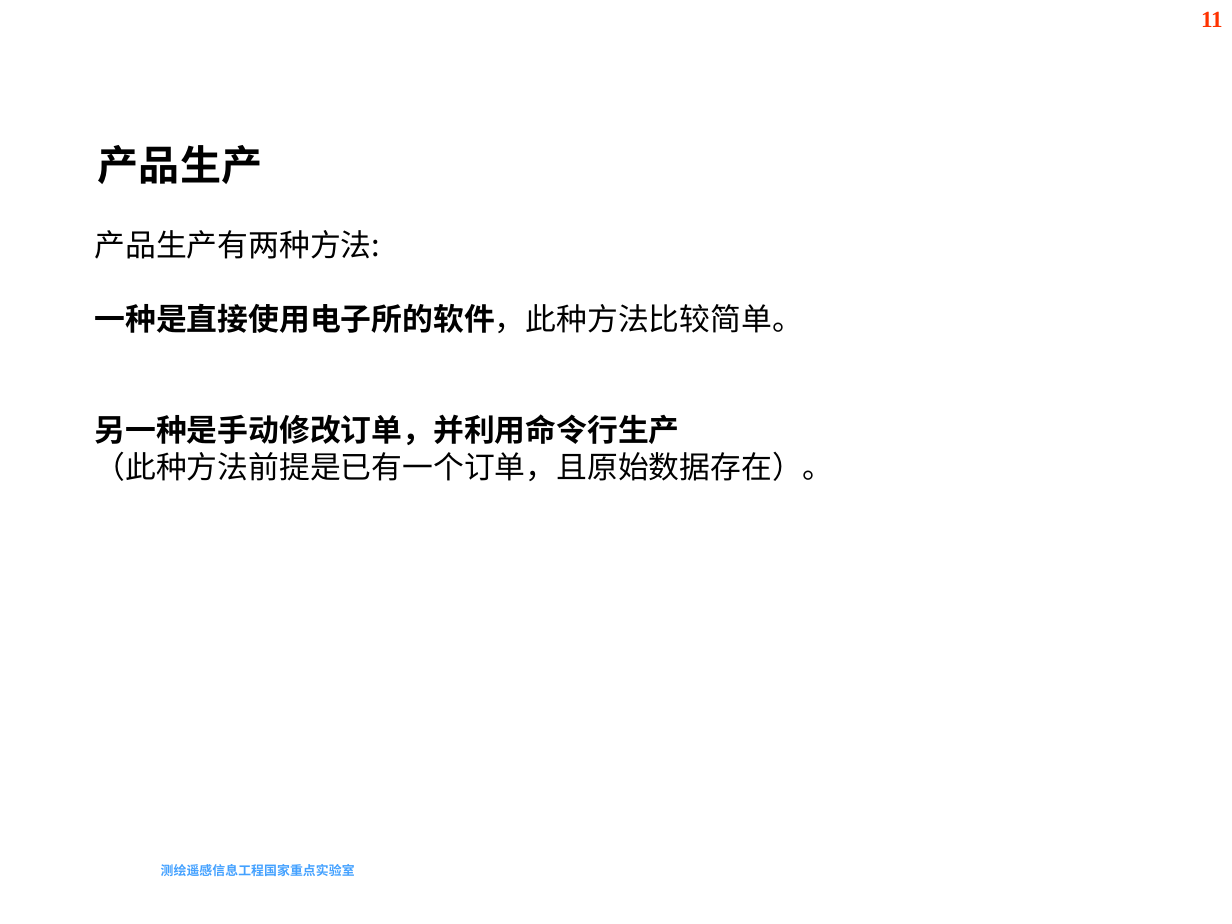
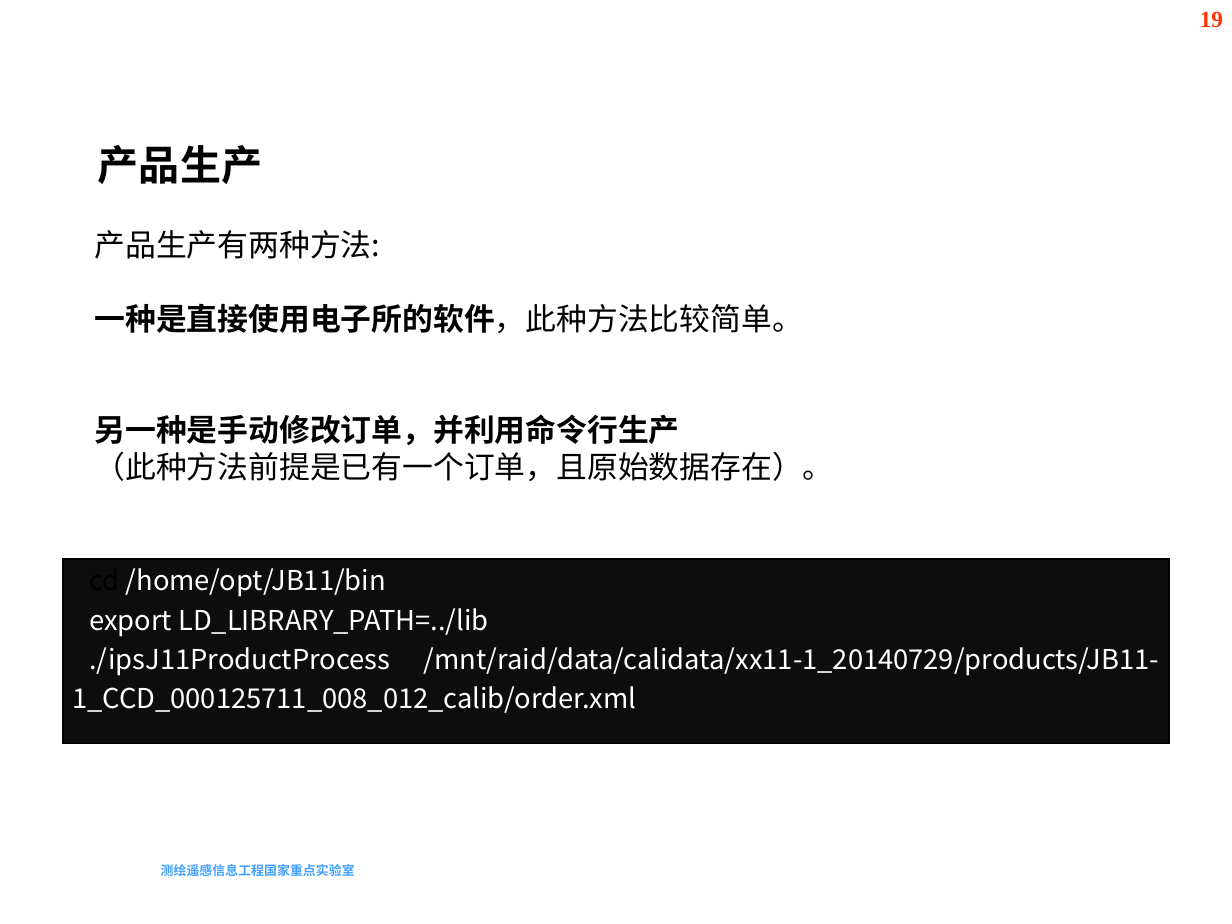
Before and after one commit to sugeryao/RSONE-Train-Material, a slide deck: slide 19 of 小组培训材料4--jzp.pptx (slide 11 before the commit). Drawn at 1232x924 pixels with LibreOffice and Linux fonts; fonts in the diff are those of the drawing; background and template pictures are left out. Boxes give left, top, right and bottom in pixels: in the first picture for what was removed or moved away, otherwise in the second. Text is boxed around its words. In the diff, an @@ line names an element or a change of style, - is before the commit and + after.

```diff
--- a/小组培训材料4--jzp.pptx
+++ b/小组培训材料4--jzp.pptx
@@ page number at [1200,11,1223,28]: text changed @@
-11
+19
@@ table added at [63,559,1169,744], 1 rows, 1 columns @@
+cd /home/opt/JB11/bin / export LD_LIBRARY_PATH=../lib / ./ipsJ11ProductProcess /mnt/raid/data/calidata/xx11-1_20140729/products/JB11-1_CCD_000125711_008_012_calib/order.xml
```
Also in this commit, not shown: 2 other slides changed, 9 slides added.
